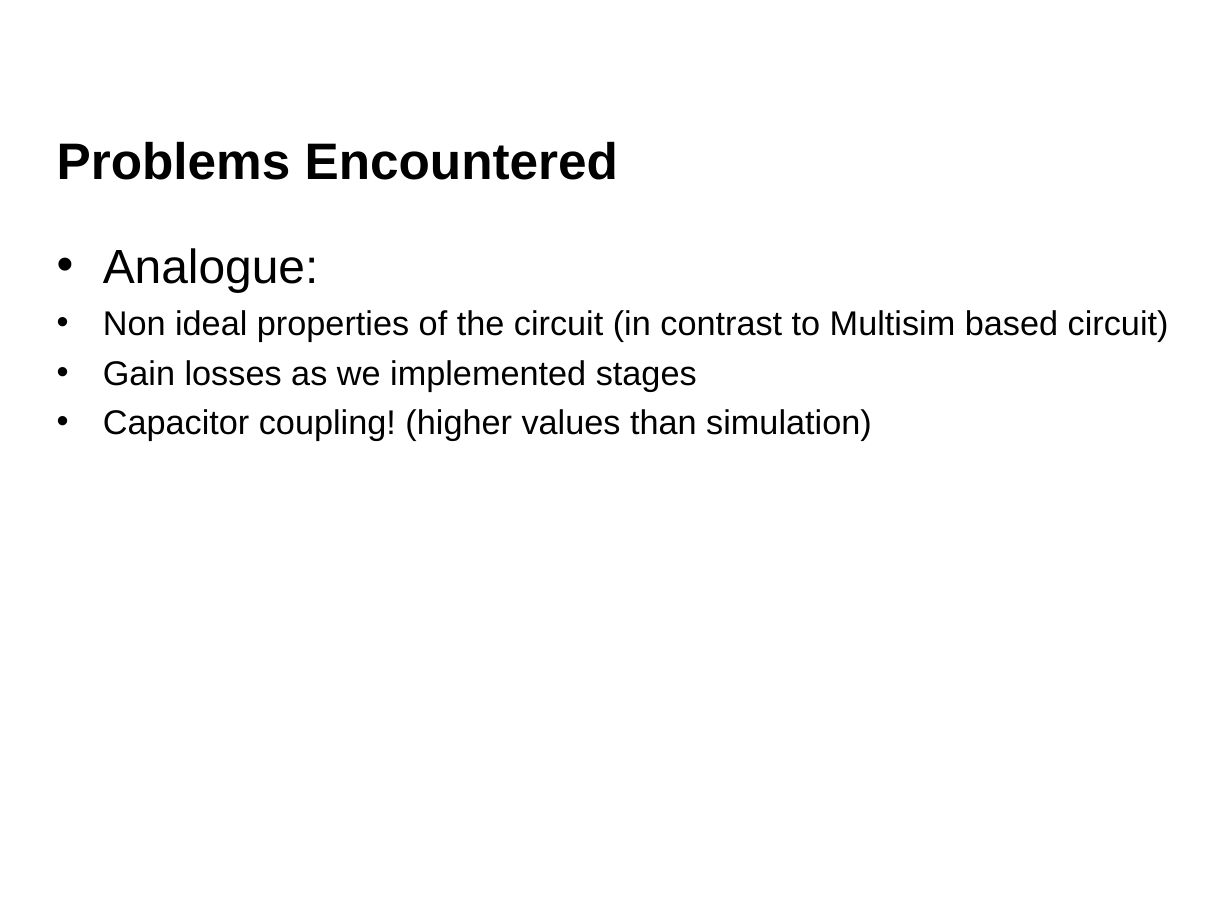
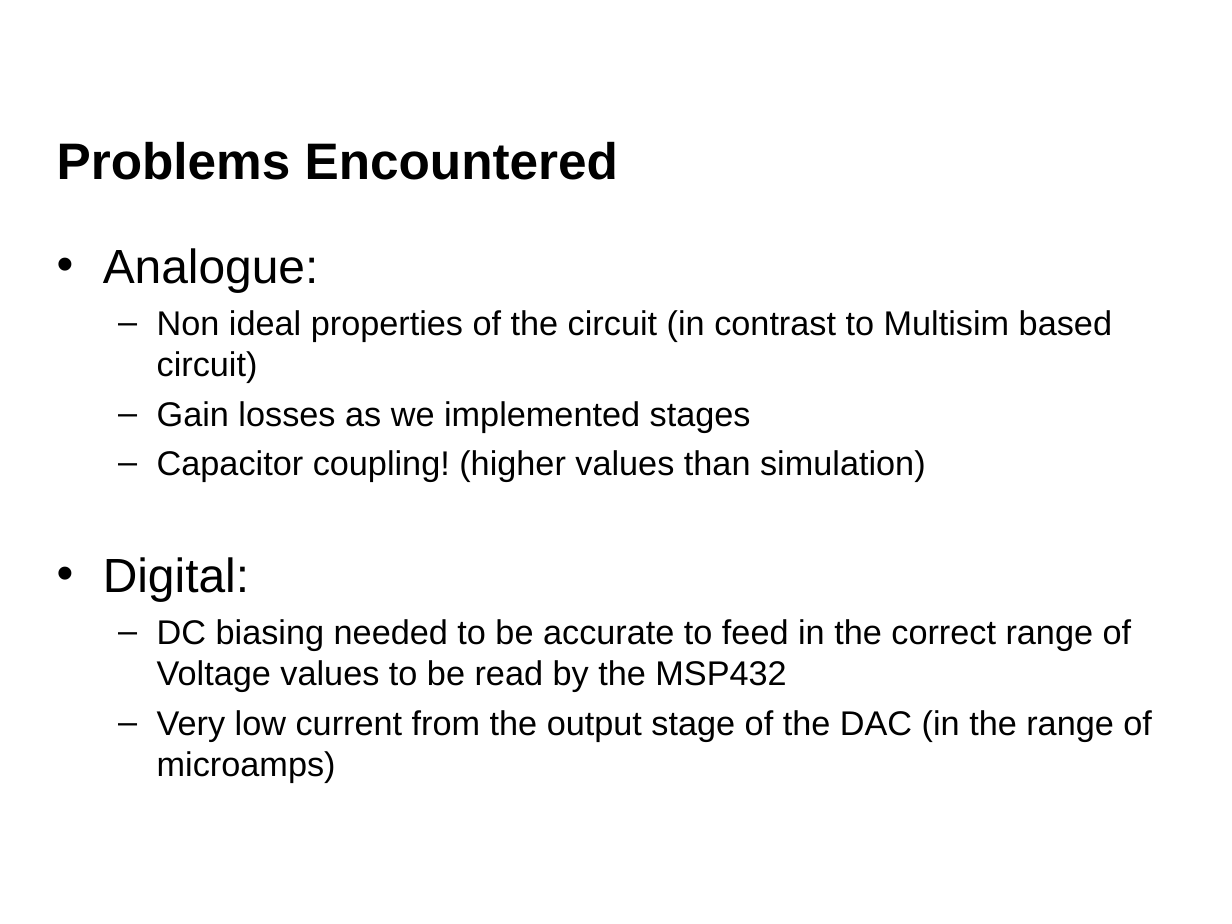
Before and after one commit to danielsaul/audio-descrambler-scenario, a slide deck: slide 13 of powerpoint /presentationfinal.ppt (slide 8 before the commit). Drawn at 1232x924 pixels with LibreOffice and Linux fonts; fonts in the diff are those of the drawing; background and template pictures are left out. Boxes give left, top, right and bottom in pixels: in the first picture for what was removed or moved away, otherwise in the second. Text is boxed around its words. In the diff, an @@ line names an element or a change of style, - is before the commit and + after.

Commit message:
more changes to multisim and ppt

```diff
--- a/powerpoint /presentationfinal.ppt
+++ b/powerpoint /presentationfinal.ppt
@@ text at <box>157,310,1112,482</box>: bullet • to –; list level 1 to 2 in "Non ideal properties of the ..."; list level 1 to 2 in "Gain losses as we implemented ..."; list level 1 to 2 in "Capacitor coupling! (higher values than ..." @@
@@ text at <box>103,557,1152,782</box>: paragraphs added @@
+• Digital:
+  – DC biasing needed to be accurate to feed in the correct range of Voltage values to be read by the MSP432
+  – Very low current from the output stage of the DAC (in the range of microamps)
```
Also in this commit, not shown: 6 slides added, 1 slide removed, 3 other files.
